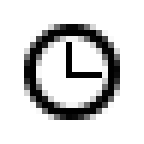
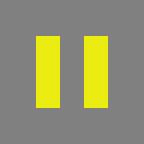
Two versions of the same layered image (144x144). Layer-by-layer changes:
showed "Layer 5", painted on it over <box>36,36,108,108</box>
hid "Layer 2 copy", painted on it over <box>24,24,120,120</box>
renamed "Background" to "Layer 0", showed it, painted on it over <box>0,0,144,144</box>
